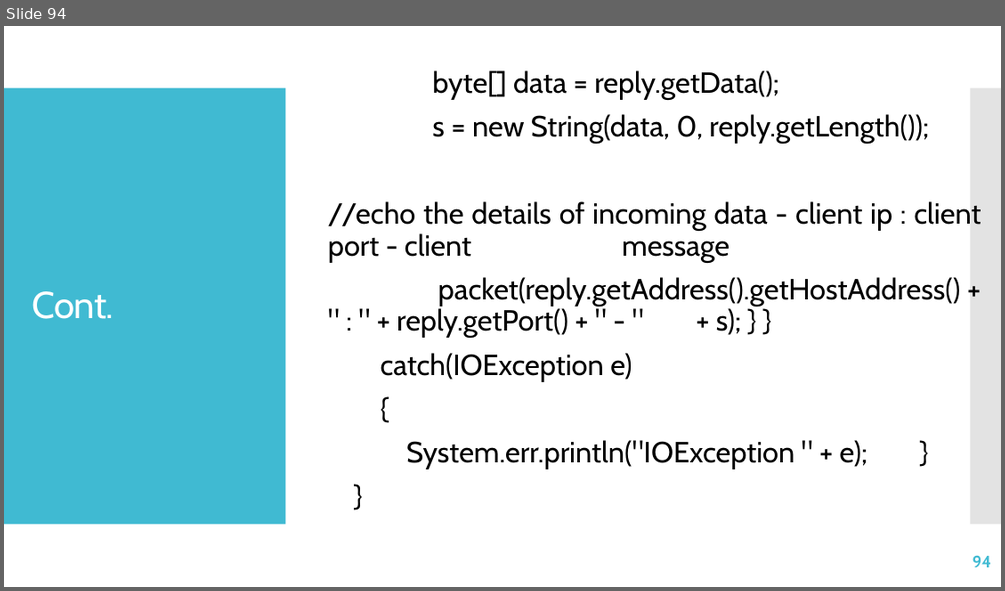
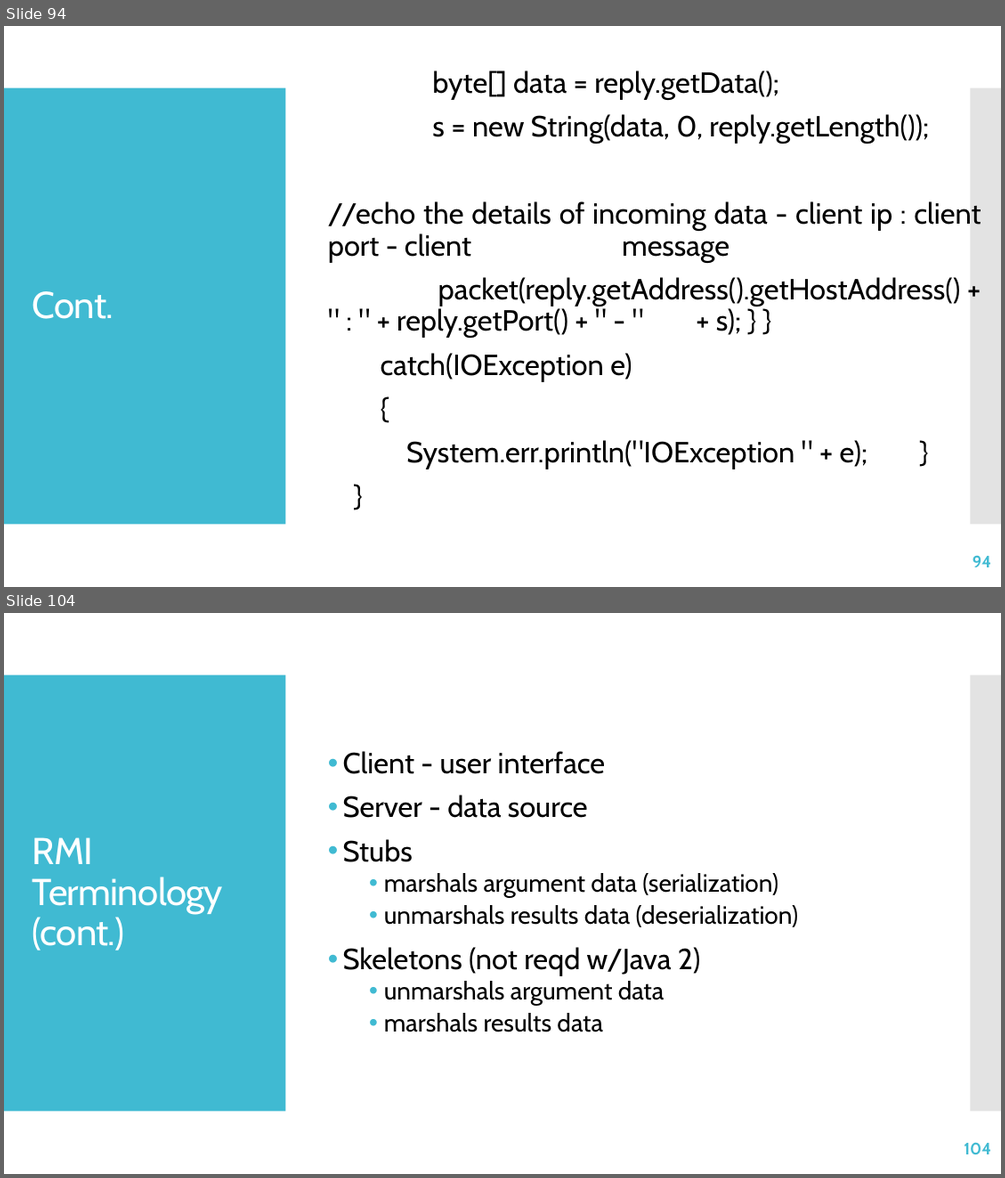
Before and after one commit to jrambasana/AJP2022-code, a slide deck: AJP Slides/AJP - Unit 1 - Java Networking.pptx. Shown one above the other, each under a label of ours: slide 94 before the commit, slides 94 and 104 after it; the slides between them are not shown. The pictures are 1005x591 and 1005x1178 pixels, drawn with LibreOffice and Linux fonts; fonts in the diff are those of the drawing. Boxes give left, top, right and bottom in pixels: in the first picture for what was removed or moved away, otherwise in the second. Text is boxed around its words. In the diff, an @@ line names an element or a change of style, - is before the commit and + after.

```diff
--- a/AJP Slides/AJP - Unit 1 - Java Networking.pptx
+++ b/AJP Slides/AJP - Unit 1 - Java Networking.pptx
@@ slide 104 added at <box>4,613,1001,1174</box>, background #FFFFFF; not listed: 2 template elements that a slide beside it also shows @@
@@ text added at <box>343,751,798,1032</box>, 24 pt, text #000000 @@
+• Client - user interface
+• Server - data source
+• Stubs
+  • marshals argument data (serialization)
+  • unmarshals results data (deserialization)
+• Skeletons (not reqd w/Java 2)
+  • unmarshals argument data
+  • marshals results data
@@ title added at <box>32,837,223,950</box>, 36 pt, text #FFFFFF @@
+RMI Terminology
+(cont.)
@@ page number added at <box>963,1142,991,1155</box>, 16 pt, text #40BAD2, bold @@
+104
```
Also in this commit, not shown: 37 other slides added, 23 other files.
